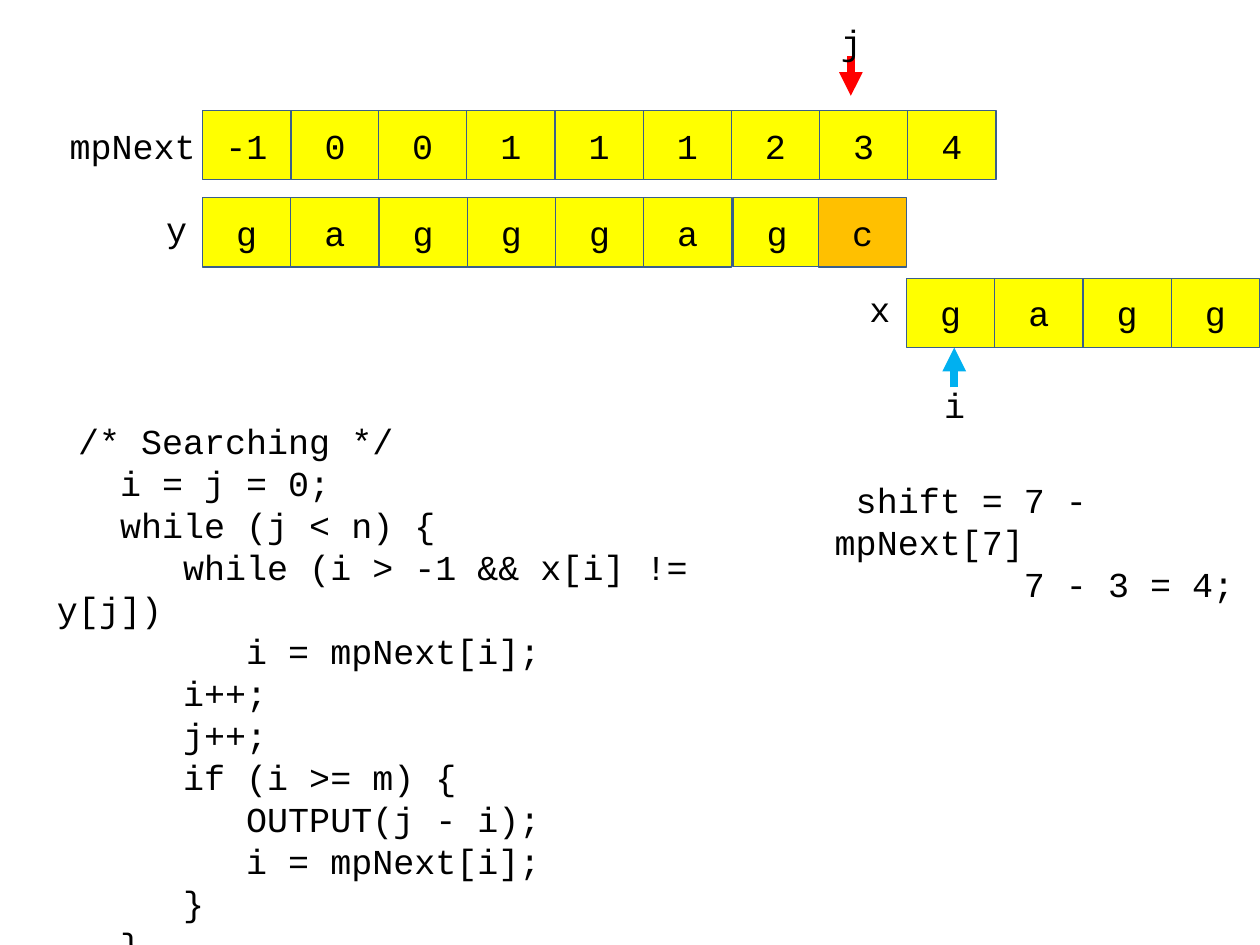
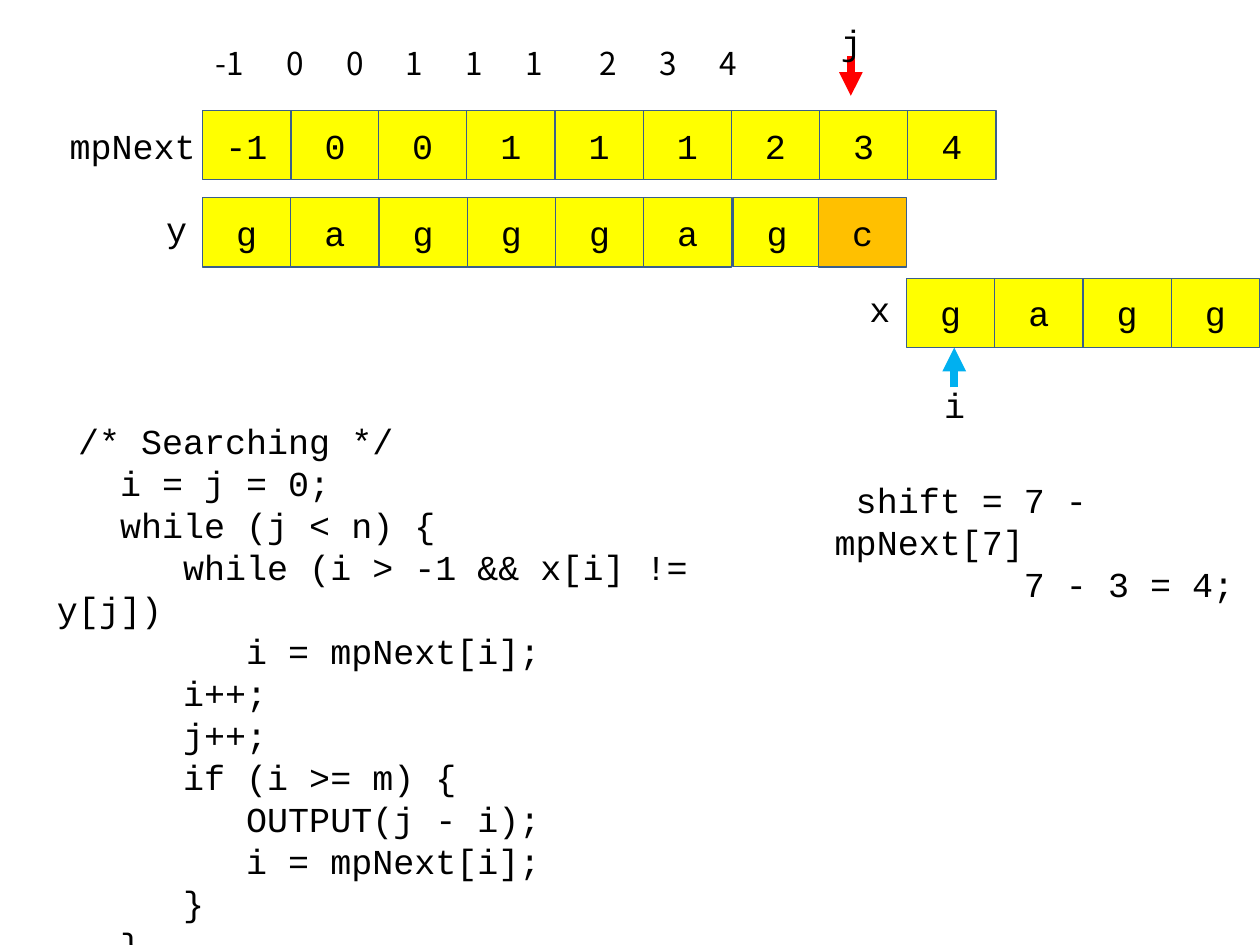
Before and after one commit to chisun-joung/osdsalgo_c, a slide deck: slide 22 of 04_day.pptx. Drawn at 1260x945 pixels with LibreOffice and Linux fonts; fonts in the diff are those of the drawing. Boxes give left, top, right and bottom in pixels: in the first picture for what was removed or moved away, otherwise in the second. Text is boxed around its words. In the diff, an @@ line names an element or a change of style, - is before the commit and + after.

```diff
--- a/04_day.pptx
+++ b/04_day.pptx
@@ text added at bbox=[216, 51, 736, 76], 18 pt, text #000000 @@
+-1 0 0 1 1 1 2 3 4
```
Also in this commit, not shown: 2 other slides changed, 8 slides added, 3 other files.
